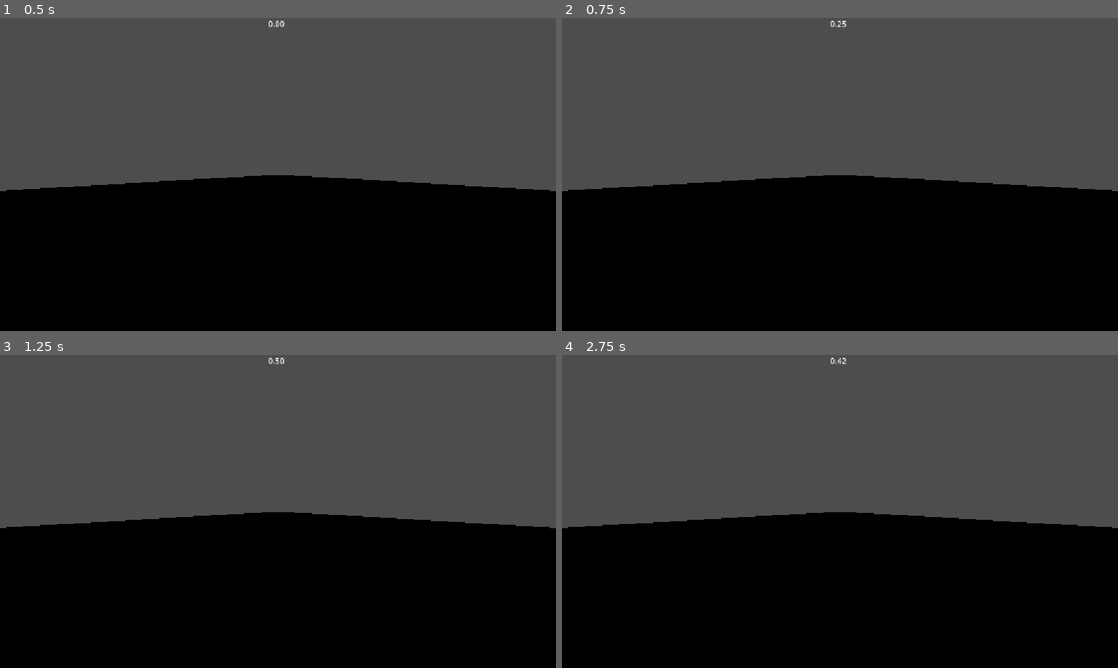
Above: before the commit, frames 1-4 (two rows, left to right).
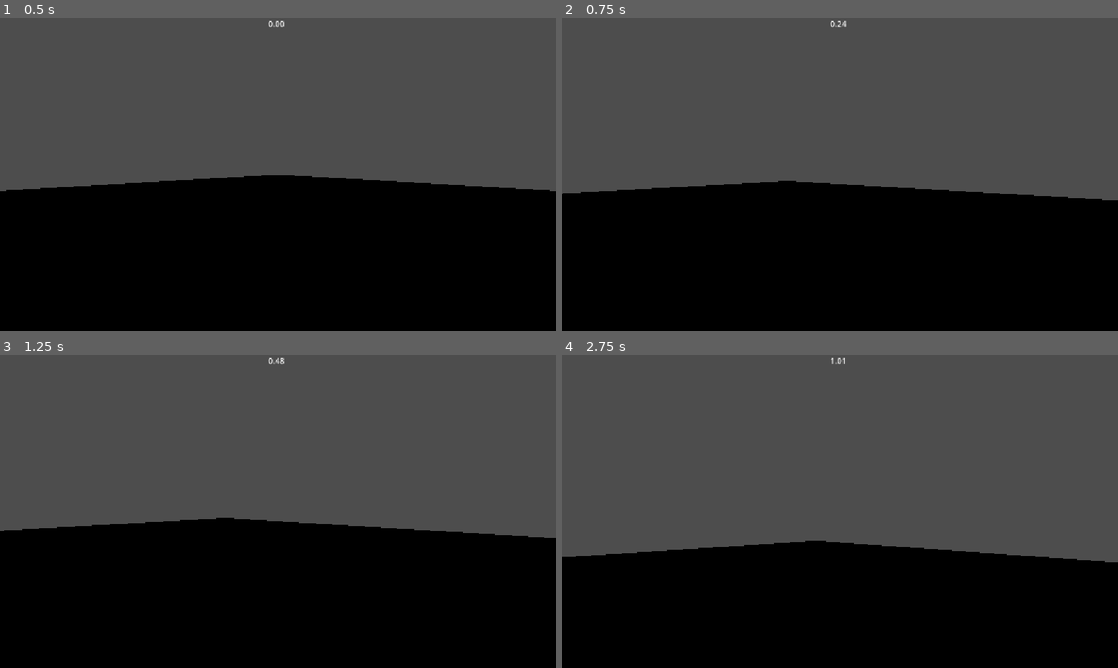
Above: after the commit, the same moments.

Repository: takanazwa5/hello-game-jam-2026
Game: Godot game, scene res://test_scenes/movement_test.tscn
Same seed, same stepped clock (60 frames per second), same inputs: the game is played once before the commit and once after it. This scene is started directly instead of the project's main scene.
Inputs (mouse positions are in pixels of both pictures, inside the frame that each line leads up to):
- Up to frame 1 (0.5 s): no input
- Up to frame 2 (0.75 s): tap Enter (ui_accept) at 0.5 s; move the mouse to (962, 158) at 0.52 s; hold Right (ui_right) from 0.53 s (still down); hold A (A) from 0.53 s (still down)
- Up to frame 3 (1.25 s): keep holding Right (ui_right); keep holding A (A); tap Enter (ui_accept) at 0.77, 1.07 s; tap D (D) at 0.8 s
- Up to frame 4 (2.75 s): tap Enter (ui_accept) at 1.25, 1.52, 1.82, 2.3 s; move the mouse to (728, 527) at 1.27 s; release Right (ui_right) at 1.28 s; release A (A) at 1.28 s; hold Down (ui_down) 1.28-2.03 s; tap D (D) at 1.35 s; tap W (W) at 1.55 s; move the mouse to (895, 442) at 2.02 s; hold Right (ui_right) from 2.03 s (still down); hold W (W) from 2.03 s (still down)

Frame 1 is identical in both runs. In frame 2, 2.1% of the frame differs, in the area x 0-100%, y 0-59%; in frame 3, 2.2%; in frame 4, 9.9%, in the area x 0-100%, y 0-67%.

Commit message:
Add camera movement

Diff:
--- a/fih/fih.gd
+++ b/fih/fih.gd
@@ -2,19 +2,33 @@
 
 
 var _last_fin_key: Key
+var _acceleration_modifier: float = 0.0
 
 
 @onready var fin_timer: Timer = %FinTimer
 @onready var velocity_label: Label = %VelocityLabel
+@onready var camera: Camera3D = %Camera3D
 
 
 const SPEED: float = 2.5
+const TURBO_SPEED: float = 5.0
 const ACCELERATION: float = 0.01
-const DECELERATION: float = 0.1
+const DECELERATION: float = 0.01
 const TURBO_ACCELERATION: float = 0.25
 
 
+func _ready() -> void:
+	if not OS.is_debug_build():
+		velocity_label.hide()
+
+	Input.mouse_mode = Input.MOUSE_MODE_CAPTURED
+
+
 func _unhandled_input(event: InputEvent) -> void:
+	if event is InputEventMouseMotion:
+		rotate_y(-event.relative.x * 0.001)
+		camera.rotate_x(event.relative.y * 0.001)
+
 	if event is InputEventKey and (event.is_action_pressed(&"A") or event.is_action_pressed(&"D")):
 		if fin_timer.is_stopped():
 			_last_fin_key = event.physical_keycode
@@ -29,16 +43,22 @@
 
 func _flap_fin() -> void:
 	fin_timer.start()
-	velocity.z = move_toward(velocity.z, SPEED * 2, TURBO_ACCELERATION)
+	velocity = velocity.move_toward(-camera.global_basis.z * TURBO_SPEED, TURBO_ACCELERATION * _acceleration_modifier)
 	move_and_slide()
 
 
 func _physics_process(_delta: float) -> void:
+	var dot_product: float = camera.global_basis.z.dot(velocity)
+	#_acceleration_modifier = dot_product / 2 if dot_product > 0.0 else 0.0 # NOTE: chujowe, nowa wersja lepsza
+	_acceleration_modifier = remap(dot_product, 0, 5, 1, 2)
+	_acceleration_modifier = clampf(_acceleration_modifier, 1, 2)
+	print(_acceleration_modifier)
+
 	if fin_timer.is_stopped():
 		if Input.is_action_pressed(&"W"):
-			velocity.z = move_toward(velocity.z, SPEED, ACCELERATION)
+			velocity = velocity.move_toward(-camera.global_basis.z * SPEED, ACCELERATION * _acceleration_modifier)
 		else:
-			velocity.z = move_toward(velocity.z, 0, DECELERATION)
+			velocity = velocity.move_toward(Vector3.ZERO, DECELERATION)
 
 	move_and_slide()
 
--- a/fih/fih.tscn
+++ b/fih/fih.tscn
@@ -11,6 +11,7 @@
 shape = SubResource("SphereShape3D_uomrg")
 
 [node name="Camera3D" type="Camera3D" parent="." unique_id=1758125523]
+unique_name_in_owner = true
 transform = Transform3D(-1, 0, 8.742278e-08, 0, 1, 0, -8.742278e-08, 0, -1, 0, 0, 0.45)
 
 [node name="FinTimer" type="Timer" parent="." unique_id=1662488199]
--- /dev/null
+++ b/new_script.gd
@@ -0,0 +1,28 @@
+extends CharacterBody3D
+
+
+const SPEED = 5.0
+const JUMP_VELOCITY = 4.5
+
+
+func _physics_process(delta: float) -> void:
+	# Add the gravity.
+	if not is_on_floor():
+		velocity += get_gravity() * delta
+
+	# Handle jump.
+	if Input.is_action_just_pressed("ui_accept") and is_on_floor():
+		velocity.y = JUMP_VELOCITY
+
+	# Get the input direction and handle the movement/deceleration.
+	# As good practice, you should replace UI actions with custom gameplay actions.
+	var input_dir := Input.get_vector("ui_left", "ui_right", "ui_up", "ui_down")
+	var direction := (transform.basis * Vector3(input_dir.x, 0, input_dir.y)).normalized()
+	if direction:
+		velocity.x = direction.x * SPEED
+		velocity.z = direction.z * SPEED
+	else:
+		velocity.x = move_toward(velocity.x, 0, SPEED)
+		velocity.z = move_toward(velocity.z, 0, SPEED)
+
+	move_and_slide()
Not shown, added: new_script.gd.uid
